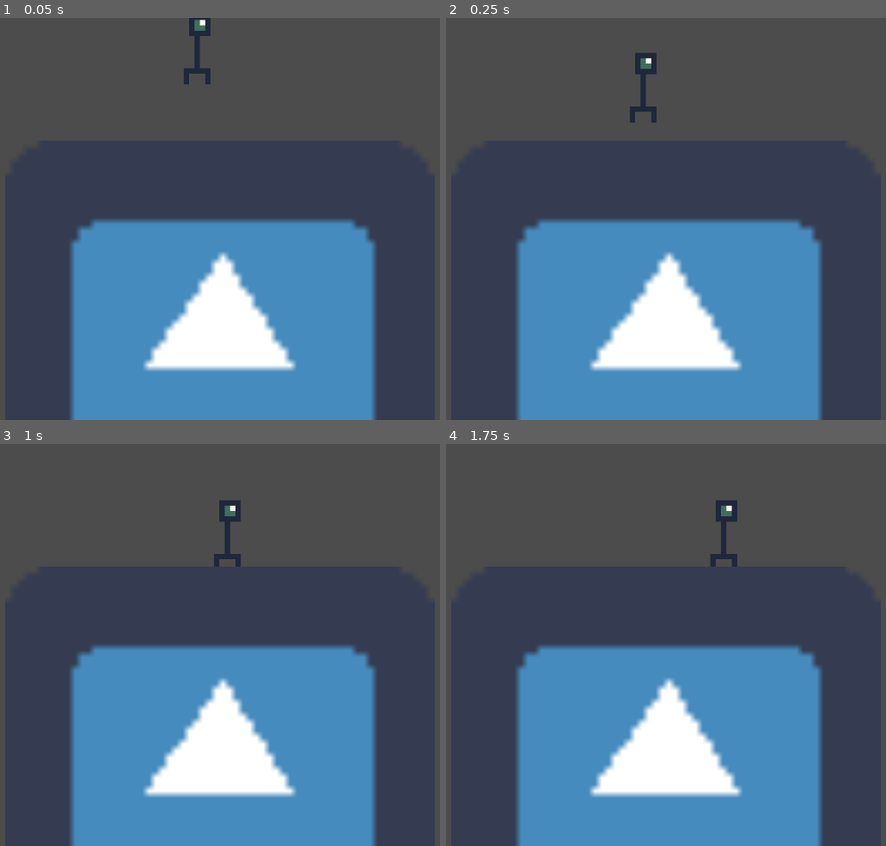
Above: before the commit, frames 1-4 (two rows, left to right).
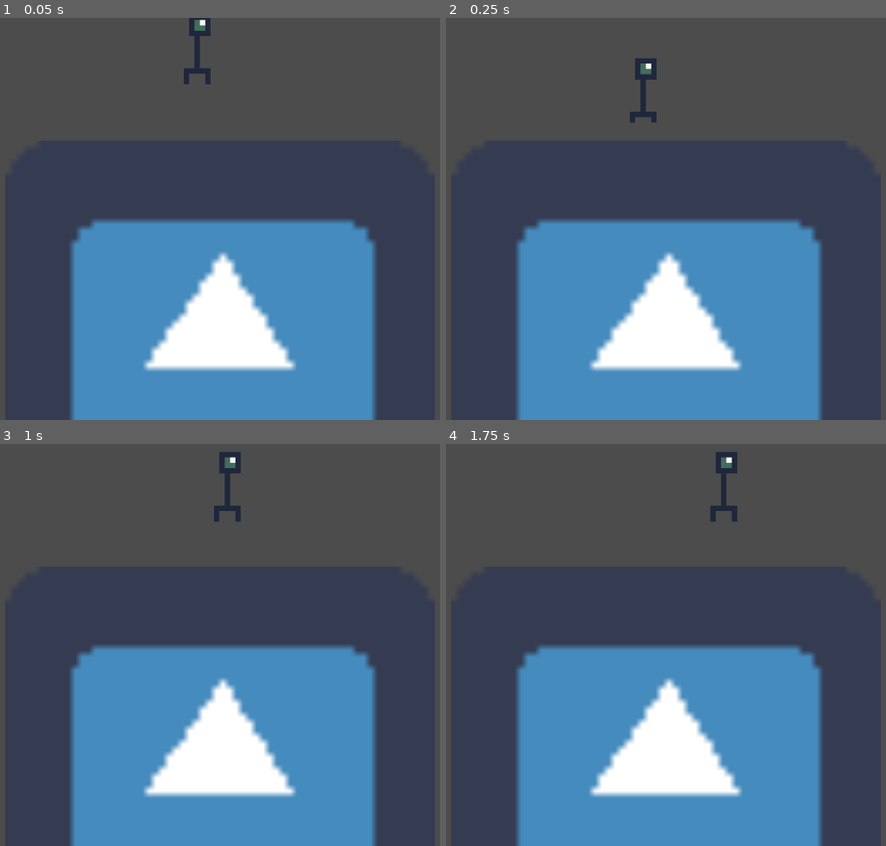
Above: after the commit, the same moments.

Repository: tonilon/cipi
Game: Godot game, scene res://Levels/Level1.tscn
Two runs of this game, one before a commit and one after it. Both use one fixed random seed, a clock stepped at 60 frames per second and the inputs below. The engine's default icon, where the game draws it, is replaced by a stand-in: a white triangle on a blue panel in a dark square.
Inputs:
- Up to frame 1 (0.05 s): no input
- Up to frame 2 (0.25 s): no input
- Up to frame 3 (1 s): hold D (right) from 0.53 s (still down); tap W (jump) at 0.77 s
- Up to frame 4 (1.75 s): keep holding D (right); tap W (jump) at 1.52 s

Frame 1 is identical in both runs. In frame 2, 0.3% of the frame differs, in the area x 41-48%, y 8-25%; in frame 3, 0.8%, in the area x 48-55%, y 1-31%; in frame 4, 0.8%.

Commit message:
- Player.gd: refactor animation logic using emit_signal
- Add PlayerAnimation.gd to manage animation through Player.gd emitted signal

Diff:
--- a/Levels/Level1.tscn
+++ b/Levels/Level1.tscn
@@ -4,7 +4,7 @@
 [ext_resource path="res://icon.png" type="Texture" id=2]
 
 [sub_resource type="RectangleShape2D" id=1]
-extents = Vector2( 320, 319.435 )
+extents = Vector2( 320, 326 )
 
 [node name="Level1" type="Node2D"]
 
@@ -19,5 +19,5 @@
 texture = ExtResource( 2 )
 
 [node name="CollisionShape2D" type="CollisionShape2D" parent="StaticBody2D"]
-position = Vector2( 512.13, 502.435 )
+position = Vector2( 511, 502 )
 shape = SubResource( 1 )
--- a/Player/Player.gd
+++ b/Player/Player.gd
@@ -3,13 +3,15 @@
 var motion = Vector2(0,0)
 var scalePercentage = Vector2(8,8)
 
-onready var PlayerSprite = $AnimatedSprite
-onready var PlayerCollisionShape = $CollisionShape2D
+onready var PlayerSprite = $PlayerAnimation
+onready var PlayerCollisionShape = $PlayerCollisionShape
 
 const SPEED = 100
-const JUMP_SPEED = 200
+const JUMP_SPEED = 500
 const GRAVITY = 30
 const UP_DIRECTION = Vector2(0,-1)
+
+signal animate
 
 func _ready():
     PlayerSprite.set_scale(scalePercentage)
@@ -19,6 +21,7 @@
     apply_gravity()
     jump_logic()
     move_logic()
+    animate()
     move_and_slide(motion, UP_DIRECTION)
 
 func apply_gravity():
@@ -34,11 +37,10 @@
 
     if Input.is_action_pressed("right") and not Input.is_action_pressed("left"):
         motion.x = SPEED
-        PlayerSprite.flip_h = false
+
 
     elif Input.is_action_pressed("left") and not Input.is_action_pressed("right"):
         motion.x = -SPEED
-        PlayerSprite.flip_h = true
 
     else:
         motion.x = 0
@@ -46,3 +48,6 @@
 func jump_logic():
     if Input.is_action_just_pressed("jump") and is_on_floor():
         motion.y -= JUMP_SPEED
+
+func animate():
+    emit_signal("animate", motion)
--- a/Player/Player.tscn
+++ b/Player/Player.tscn
@@ -1,8 +1,9 @@
-[gd_scene load_steps=6 format=2]
+[gd_scene load_steps=7 format=2]
 
 [ext_resource path="res://GFX/Player/cipi_basic_ready.png" type="Texture" id=1]
 [ext_resource path="res://Player/Player.gd" type="Script" id=2]
 [ext_resource path="res://GFX/Player/cipi_basic_stand.png" type="Texture" id=3]
+[ext_resource path="res://Player/PlayerAnimation.gd" type="Script" id=4]
 
 [sub_resource type="SpriteFrames" id=1]
 animations = [ {
@@ -13,20 +14,19 @@
 } ]
 
 [sub_resource type="RectangleShape2D" id=2]
-extents = Vector2( 2.54456, 6.64368 )
+extents = Vector2( 2.56384, 6.66238 )
 
 [node name="Player" type="KinematicBody2D"]
-position = Vector2( 544.778, 348.084 )
+position = Vector2( 544.855, 348.084 )
 script = ExtResource( 2 )
-__meta__ = {
-"_edit_group_": true
-}
 
-[node name="AnimatedSprite" type="AnimatedSprite" parent="."]
+[node name="PlayerAnimation" type="AnimatedSprite" parent="."]
 frames = SubResource( 1 )
 animation = "idle"
 frame = 1
+script = ExtResource( 4 )
 
-[node name="CollisionShape2D" type="CollisionShape2D" parent="."]
-position = Vector2( -0.41677, 1.36939 )
+[node name="PlayerCollisionShape" type="CollisionShape2D" parent="."]
+position = Vector2( -0.455344, 1.38868 )
 shape = SubResource( 2 )
+[connection signal="animate" from="." to="PlayerAnimation" method="_on_Player_animate"]
--- /dev/null
+++ b/Player/PlayerAnimation.gd
@@ -0,0 +1,16 @@
+extends AnimatedSprite
+
+
+func _ready():
+    pass
+
+
+func _on_Player_animate(motion):
+    if motion.y < 0:
+        pass
+    elif motion.x > 0:
+        flip_h = false
+    elif motion.x < 0:
+        flip_h = true
+    else:
+        play("idle")
